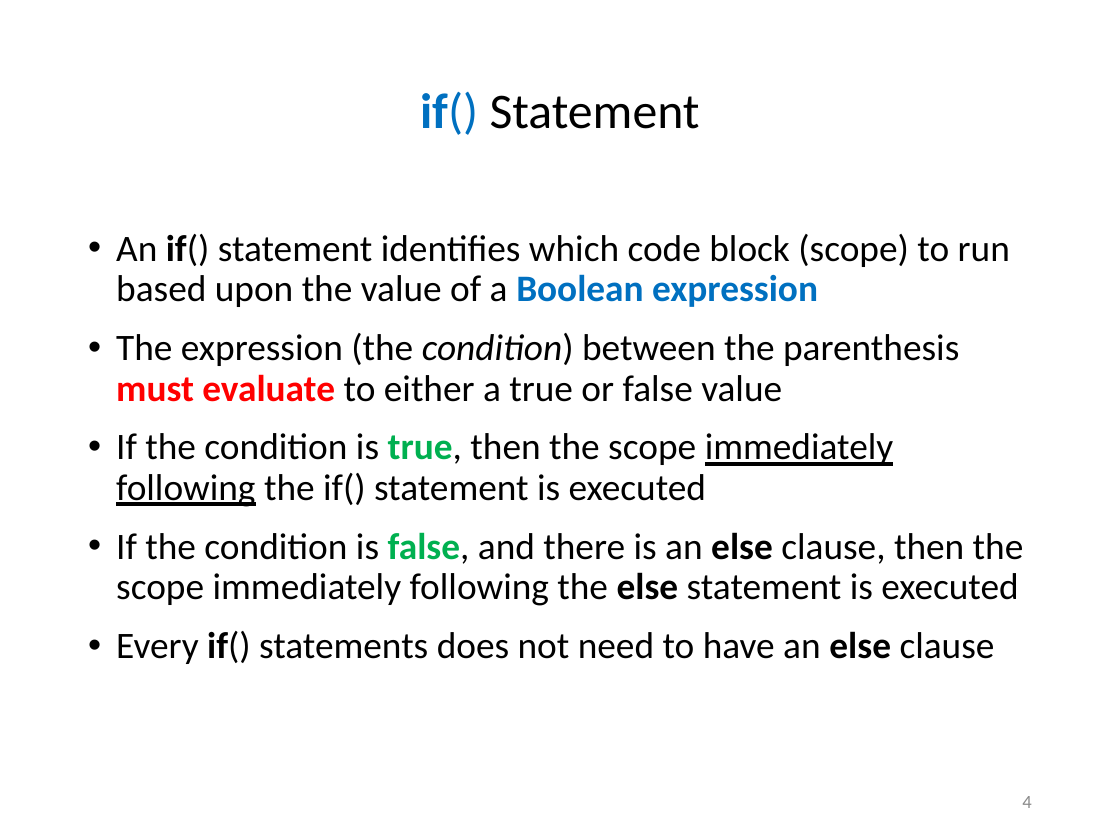
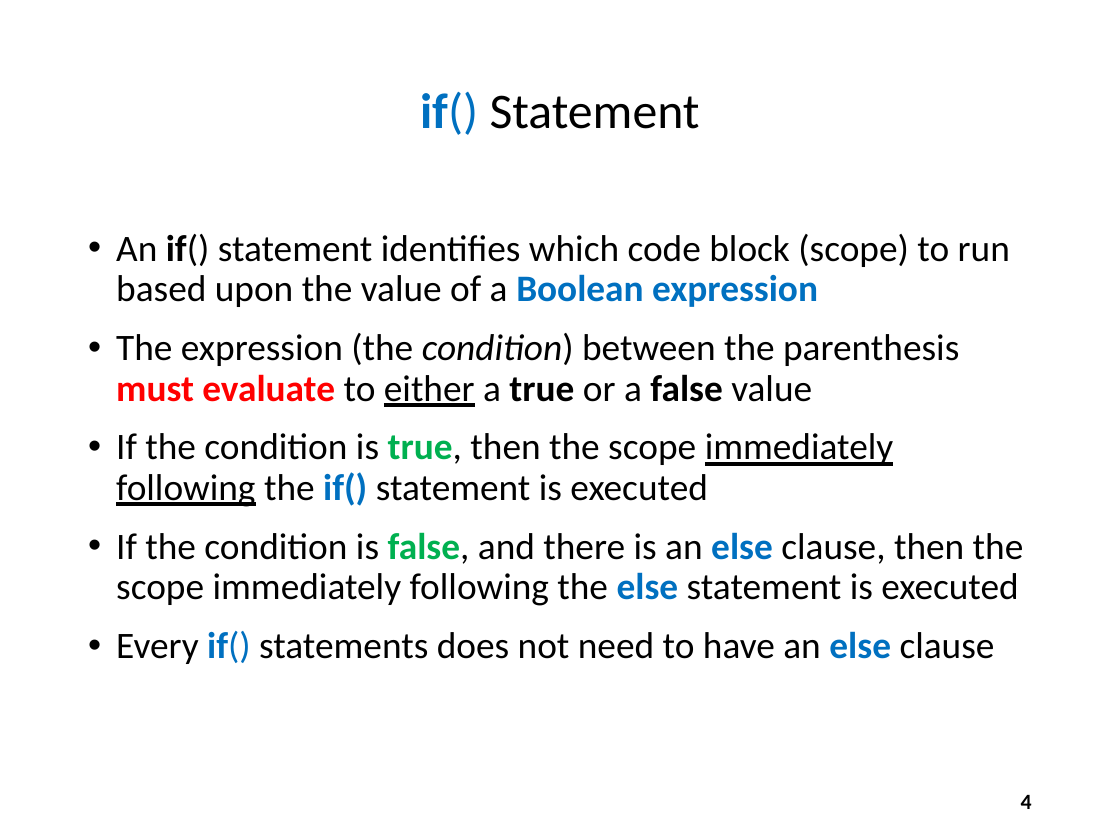
Before and after one commit to dbiersach/scicomp301-cpp-linux, a slide deck: slide 4 of session03/Session 03 - Loops, Conditionals, Modulus.pptx. Drawn at 1120x840 pixels with LibreOffice and Linux fonts; fonts in the diff are those of the drawing. Boxes give left, top, right and bottom in pixels: in the first picture for what was removed or moved away, otherwise in the second. Text is boxed around its words. In the diff, an @@ line names an element or a change of style, - is before the commit and + after.

```diff
--- a/session03/Session 03 - Loops, Conditionals, Modulus.pptx
+++ b/session03/Session 03 - Loops, Conditionals, Modulus.pptx
@@ text at bbox=[116, 333, 959, 407]: text changed @@
-• The expression (the condition) between the parenthesis must evaluate to either a true or false value
+• The expression (the condition) between the parenthesis must evaluate to either a true or a false value
@@ text at bbox=[116, 433, 1024, 664]: text colour #000000 to #0070C0 in "if()", "else else", "if() else"; bold on in "if()" @@
@@ page number at bbox=[1021, 795, 1032, 809]: size 12 to 14 pt, text colour #8C8C8C to #000000, bold on @@
```
Also in this commit, not shown: 36 other slides changed, 7 slides added, 1 other file.
